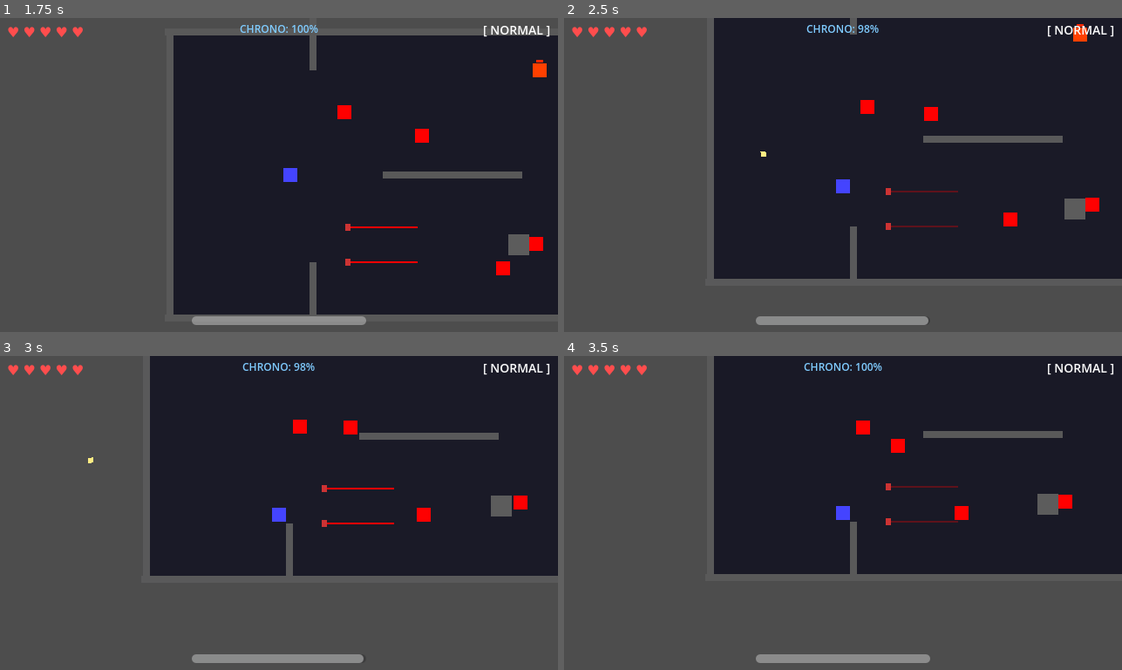
Above: before the commit, frames 1-4 (two rows, left to right).
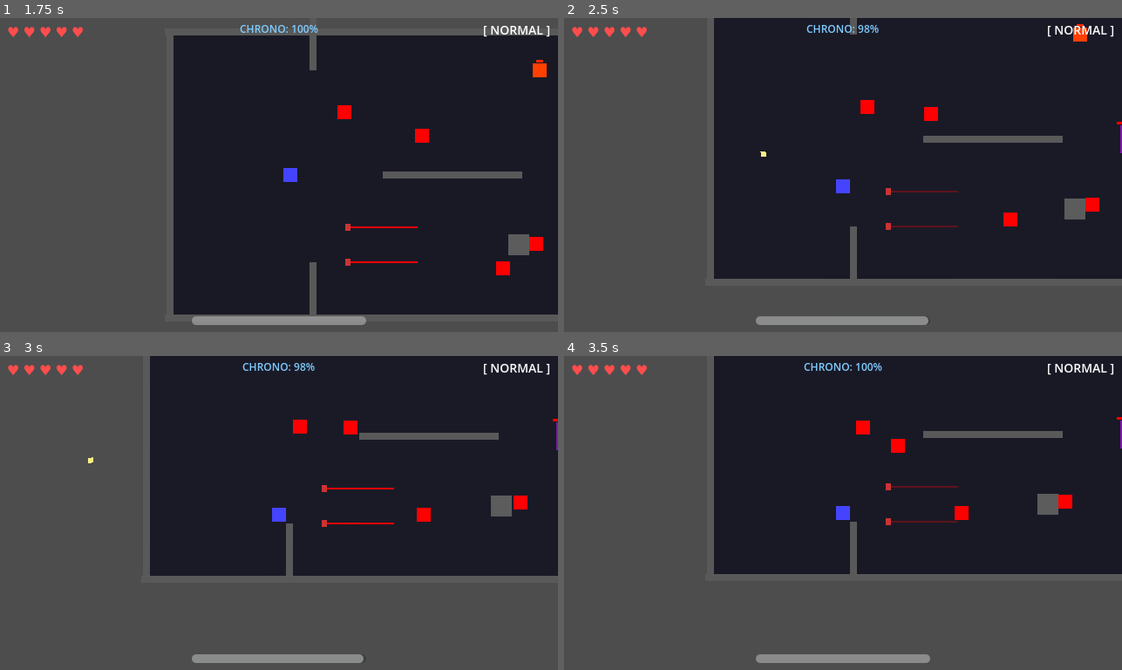
Above: after the commit, the same moments.

Repository: scarf-y/Polychron
Game: Godot game, scene res://scenes/ui/main_menu.tscn
Two runs of this game, one before a commit and one after it. Both use one fixed random seed, a clock stepped at 60 frames per second and the inputs below.
Inputs (mouse positions are in pixels of both pictures, inside the frame that each line leads up to):
- Up to frame 1 (1.75 s): click "ENTER THE FACILITY" at 0.5 s; move the mouse to (401, 159) at 1.27 s; hold D (move_right) from 1.28 s (still down); tap E (time_erase) at 1.35 s
- Up to frame 2 (2.5 s): move the mouse to (731, 190) at 2.02 s; release D (move_right) at 2.03 s; hold S (move_down) from 2.03 s (still down); click (731, 190) at 2.1 s; tap E (time_erase) at 2.3 s
- Up to frame 3 (3 s): move the mouse to (334, 443) at 2.77 s; release S (move_down) at 2.78 s; hold D (move_right) from 2.78 s (still down); tap E (time_erase) at 2.85 s
- Up to frame 4 (3.5 s): keep holding D (move_right)

Frame 1 is identical in both runs. In frame 2, less than 0.1% of the frame differs, in the area x 99-100%, y 33-44%; in frame 3, less than 0.1%; in frame 4, less than 0.1%.

Commit message:
fix: Time Erase now phases through enemies (layer 3 not 2), boss moved to separate level_02 with portal transition

Diff:
--- a/scenes/levels/level_01.tscn
+++ b/scenes/levels/level_01.tscn
@@ -6,7 +6,7 @@
 [ext_resource type="PackedScene" path="res://scenes/levels/laser_hazard.tscn" id="4_laser"]
 [ext_resource type="PackedScene" path="res://scenes/levels/crusher_hazard.tscn" id="5_crusher"]
 [ext_resource type="PackedScene" path="res://scenes/enemies/turret.tscn" id="6_turret"]
-[ext_resource type="PackedScene" path="res://scenes/enemies/time_warden.tscn" id="7_boss"]
+[ext_resource type="Script" path="res://scripts/level_transition.gd" id="7_transition"]
 [ext_resource type="PackedScene" path="res://scenes/effects/time_effect.tscn" id="8_time_fx"]
 [ext_resource type="PackedScene" path="res://scenes/ui/hud.tscn" id="9_hud"]
 
@@ -290,77 +290,31 @@
 position = Vector2(80, 160)
 
 ; ===========================
-; ROOM 4 — BOSS ROOM (far right)
-; ===========================
-[node name="Room4" type="Node2D" parent="."]
-script = ExtResource("3_room_mgr")
-
-[node name="RoomTrigger" type="Area2D" parent="Room4"]
-position = Vector2(560, 160)
+; LEVEL TRANSITION PORTAL (to Boss Level)
+; ===========================
+[node name="BossPortal" type="Area2D" parent="."]
+position = Vector2(470, 160)
 collision_layer = 0
 collision_mask = 2
-
-[node name="Col" type="CollisionShape2D" parent="Room4/RoomTrigger"]
-shape = SubResource("trigger_shape_r4")
-
-; Divider wall between Room 3 and Boss Room
-[node name="Divider3_Top" type="StaticBody2D" parent="Walls"]
-position = Vector2(480, 60)
-collision_layer = 1
-collision_mask = 0
-
-[node name="Col" type="CollisionShape2D" parent="Walls/Divider3_Top"]
-shape = SubResource("wall_v_short")
-
-[node name="Vis" type="ColorRect" parent="Walls/Divider3_Top"]
-offset_left = -4.0
-offset_top = -80.0
-offset_right = 4.0
-offset_bottom = -20.0
-color = Color(0.35, 0.35, 0.35, 1)
-
-[node name="Divider3_Bottom" type="StaticBody2D" parent="Walls"]
-position = Vector2(480, 260)
-collision_layer = 1
-collision_mask = 0
-
-[node name="Col" type="CollisionShape2D" parent="Walls/Divider3_Bottom"]
-shape = SubResource("wall_v_short")
-
-[node name="Vis" type="ColorRect" parent="Walls/Divider3_Bottom"]
-offset_left = -4.0
-offset_top = 20.0
-offset_right = 4.0
-offset_bottom = 80.0
-color = Color(0.35, 0.35, 0.35, 1)
-
-; Door to Boss Room
-[node name="Door4" type="StaticBody2D" parent="Room4"]
-position = Vector2(480, 160)
-collision_layer = 1
-collision_mask = 0
-
-[node name="Col" type="CollisionShape2D" parent="Room4/Door4"]
+script = ExtResource("7_transition")
+next_level_path = "res://scenes/levels/level_02.tscn"
+
+[node name="Col" type="CollisionShape2D" parent="BossPortal"]
 shape = SubResource("door_shape")
 
-[node name="Vis" type="ColorRect" parent="Room4/Door4"]
+[node name="PortalVisual" type="ColorRect" parent="BossPortal"]
 offset_left = -4.0
 offset_top = -16.0
 offset_right = 4.0
 offset_bottom = 16.0
-color = Color(0.8, 0.2, 0.2, 1)
-
-; Boss Floor (darker for atmosphere)
-[node name="BossFloor" type="ColorRect" parent="Room4"]
-offset_left = 488.0
-offset_top = 4.0
-offset_right = 636.0
-offset_bottom = 316.0
-color = Color(0.08, 0.05, 0.12, 1)
-
-; THE TIME WARDEN
-[node name="TimeWarden" parent="Room4" groups=["enemies"] instance=ExtResource("7_boss")]
-position = Vector2(560, 160)
+color = Color(0.6, 0.1, 0.8, 0.8)
+
+[node name="PortalLabel" type="ColorRect" parent="BossPortal"]
+offset_left = -8.0
+offset_top = -20.0
+offset_right = 8.0
+offset_bottom = -17.0
+color = Color(1, 0, 0, 1)
 
 ; ===========================
 ; PROJECTILES CONTAINER
--- /dev/null
+++ b/scenes/levels/level_02.tscn
@@ -0,0 +1,149 @@
+[gd_scene load_steps=7 format=3]
+
+[ext_resource type="PackedScene" path="res://scenes/player/player.tscn" id="1_player"]
+[ext_resource type="PackedScene" path="res://scenes/enemies/time_warden.tscn" id="2_boss"]
+[ext_resource type="Script" path="res://scripts/room_manager.gd" id="3_room_mgr"]
+[ext_resource type="PackedScene" path="res://scenes/effects/time_effect.tscn" id="4_time_fx"]
+[ext_resource type="PackedScene" path="res://scenes/ui/hud.tscn" id="5_hud"]
+
+[sub_resource type="RectangleShape2D" id="wall_h"]
+size = Vector2(260, 8)
+
+[sub_resource type="RectangleShape2D" id="wall_v"]
+size = Vector2(8, 260)
+
+[sub_resource type="RectangleShape2D" id="trigger_shape"]
+size = Vector2(220, 220)
+
+[sub_resource type="RectangleShape2D" id="door_shape"]
+size = Vector2(8, 32)
+
+[node name="Level_02_Boss" type="Node2D"]
+
+; ===========================
+; BOSS ARENA FLOOR
+; ===========================
+[node name="Floor" type="ColorRect" parent="."]
+offset_left = 0.0
+offset_top = 0.0
+offset_right = 256.0
+offset_bottom = 256.0
+color = Color(0.06, 0.03, 0.1, 1)
+
+; Warning stripes around the edge
+[node name="WarningBorder" type="ColorRect" parent="."]
+offset_left = -4.0
+offset_top = -4.0
+offset_right = 260.0
+offset_bottom = 260.0
+color = Color(0.3, 0.05, 0.05, 1)
+
+[node name="InnerFloor" type="ColorRect" parent="."]
+offset_left = 4.0
+offset_top = 4.0
+offset_right = 252.0
+offset_bottom = 252.0
+color = Color(0.06, 0.03, 0.1, 1)
+
+; ===========================
+; WALLS
+; ===========================
+[node name="Walls" type="Node2D" parent="."]
+
+[node name="TopWall" type="StaticBody2D" parent="Walls"]
+position = Vector2(128, -4)
+collision_layer = 1
+collision_mask = 0
+
+[node name="Col" type="CollisionShape2D" parent="Walls/TopWall"]
+shape = SubResource("wall_h")
+
+[node name="Vis" type="ColorRect" parent="Walls/TopWall"]
+offset_left = -130.0
+offset_top = -4.0
+offset_right = 130.0
+offset_bottom = 4.0
+color = Color(0.4, 0.1, 0.1, 1)
+
+[node name="BottomWall" type="StaticBody2D" parent="Walls"]
+position = Vector2(128, 260)
+collision_layer = 1
+collision_mask = 0
+
+[node name="Col" type="CollisionShape2D" parent="Walls/BottomWall"]
+shape = SubResource("wall_h")
+
+[node name="Vis" type="ColorRect" parent="Walls/BottomWall"]
+offset_left = -130.0
+offset_top = -4.0
+offset_right = 130.0
+offset_bottom = 4.0
+color = Color(0.4, 0.1, 0.1, 1)
+
+[node name="LeftWall" type="StaticBody2D" parent="Walls"]
+position = Vector2(-4, 128)
+collision_layer = 1
+collision_mask = 0
+
+[node name="Col" type="CollisionShape2D" parent="Walls/LeftWall"]
+shape = SubResource("wall_v")
+
+[node name="Vis" type="ColorRect" parent="Walls/LeftWall"]
+offset_left = -4.0
+offset_top = -130.0
+offset_right = 4.0
+offset_bottom = 130.0
+color = Color(0.4, 0.1, 0.1, 1)
+
+[node name="RightWall" type="StaticBody2D" parent="Walls"]
+position = Vector2(260, 128)
+collision_layer = 1
+collision_mask = 0
+
+[node name="Col" type="CollisionShape2D" parent="Walls/RightWall"]
+shape = SubResource("wall_v")
+
+[node name="Vis" type="ColorRect" parent="Walls/RightWall"]
+offset_left = -4.0
+offset_top = -130.0
+offset_right = 4.0
+offset_bottom = 130.0
+color = Color(0.4, 0.1, 0.1, 1)
+
+; ===========================
+; BOSS ROOM
+; ===========================
+[node name="BossRoom" type="Node2D" parent="."]
+script = ExtResource("3_room_mgr")
+
+[node name="RoomTrigger" type="Area2D" parent="BossRoom"]
+position = Vector2(128, 128)
+collision_layer = 0
+collision_mask = 2
+
+[node name="Col" type="CollisionShape2D" parent="BossRoom/RoomTrigger"]
+shape = SubResource("trigger_shape")
+
+; THE TIME WARDEN
+[node name="TimeWarden" parent="BossRoom" groups=["enemies"] instance=ExtResource("2_boss")]
+position = Vector2(128, 80)
+
+; ===========================
+; ENTITIES
+; ===========================
+[node name="Entities" type="Node2D" parent="."]
+
+[node name="Player" parent="Entities" groups=["player"] instance=ExtResource("1_player")]
+position = Vector2(128, 210)
+
+; ===========================
+; PROJECTILES CONTAINER
+; ===========================
+[node name="Projectiles" type="Node2D" parent="." groups=["projectiles_container"]]
+
+; ===========================
+; EFFECTS & UI
+; ===========================
+[node name="TimeEffect" parent="." instance=ExtResource("4_time_fx")]
+
+[node name="HUD" parent="." instance=ExtResource("5_hud")]
--- /dev/null
+++ b/scripts/level_transition.gd
@@ -0,0 +1,14 @@
+extends Area2D
+
+## Level Transition — teleports player to next level when they enter this area.
+
+@export var next_level_path: String = "res://scenes/levels/level_02.tscn"
+
+func _ready() -> void:
+	body_entered.connect(_on_body_entered)
+
+func _on_body_entered(body: Node2D) -> void:
+	if body.is_in_group("player"):
+		# Reset time state before transitioning
+		TimeManager.change_time_state(TimeManager.TimeState.NORMAL)
+		get_tree().change_scene_to_file(next_level_path)
--- a/scripts/player.gd
+++ b/scripts/player.gd
@@ -71,17 +71,17 @@
 	if Input.is_action_just_pressed("time_erase") and TimeManager.can_use_ability():
 		_active_ability = TimeManager.TimeState.ERASED
 		TimeManager.change_time_state(TimeManager.TimeState.ERASED)
-		# Ghost mode — phase through enemies
-		set_collision_mask_value(2, false)
+		# Ghost mode — phase through enemies (layer 3)
+		set_collision_mask_value(3, false)
 		modulate = Color(0.5, 0.5, 1.0, 0.3)
 	elif Input.is_action_just_released("time_erase") and _active_ability == TimeManager.TimeState.ERASED:
-		set_collision_mask_value(2, true)
+		set_collision_mask_value(3, true)
 		_return_to_normal()
 
 	# Auto-return when gauge depletes
 	if TimeManager.time_gauge <= 0.0 and _active_ability != TimeManager.TimeState.NORMAL:
 		if _active_ability == TimeManager.TimeState.ERASED:
-			set_collision_mask_value(2, true)
+			set_collision_mask_value(3, true)
 		_active_ability = TimeManager.TimeState.NORMAL
 		modulate = Color.WHITE
 
